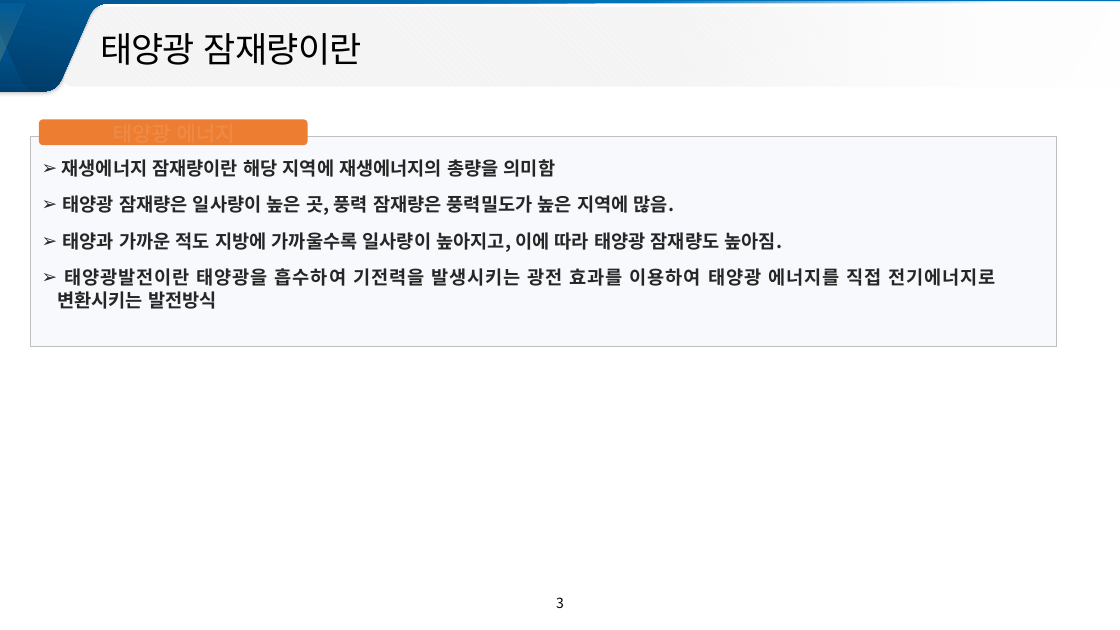
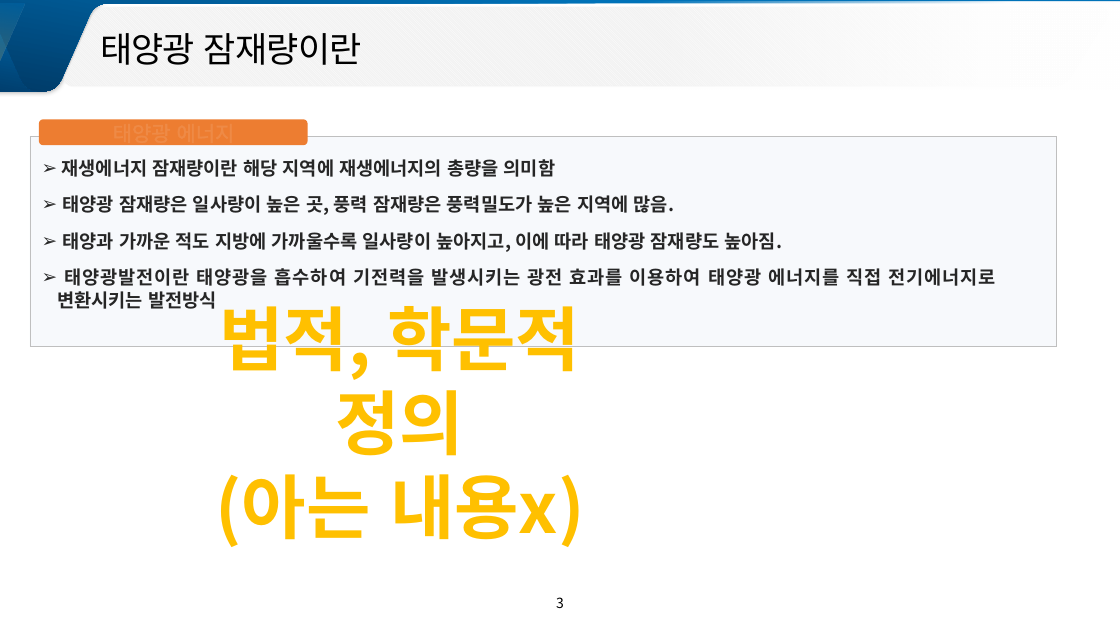
Before and after one commit to meandthey/platForm, a slide deck: slide 3 of 전문가WorkShop/[3-2] 경기도 태양광 잠재량 공간정보 구축/[2] 경기도 태양광 잠재량 공간정보 구축_전승호.pptx. Drawn at 1120x630 pixels with LibreOffice and Linux fonts; fonts in the diff are those of the drawing. Boxes give left, top, right and bottom in pixels: in the first picture for what was removed or moved away, otherwise in the second. Text is boxed around its words. In the diff, an @@ line names an element or a change of style, - is before the commit and + after.

```diff
--- a/전문가WorkShop/[3-2] 경기도 태양광 잠재량 공간정보 구축/[2] 경기도 태양광 잠재량 공간정보 구축_전승호.pptx
+++ b/전문가WorkShop/[3-2] 경기도 태양광 잠재량 공간정보 구축/[2] 경기도 태양광 잠재량 공간정보 구축_전승호.pptx
@@ text added at [215, 306, 585, 547], 60 pt, text #FFC000, bold @@
+법적, 학문적 정의
+(아는 내용x)
```
Also in this commit, not shown: 7 other slides changed, 5 slides added, 1 slide removed, 8 other files.
